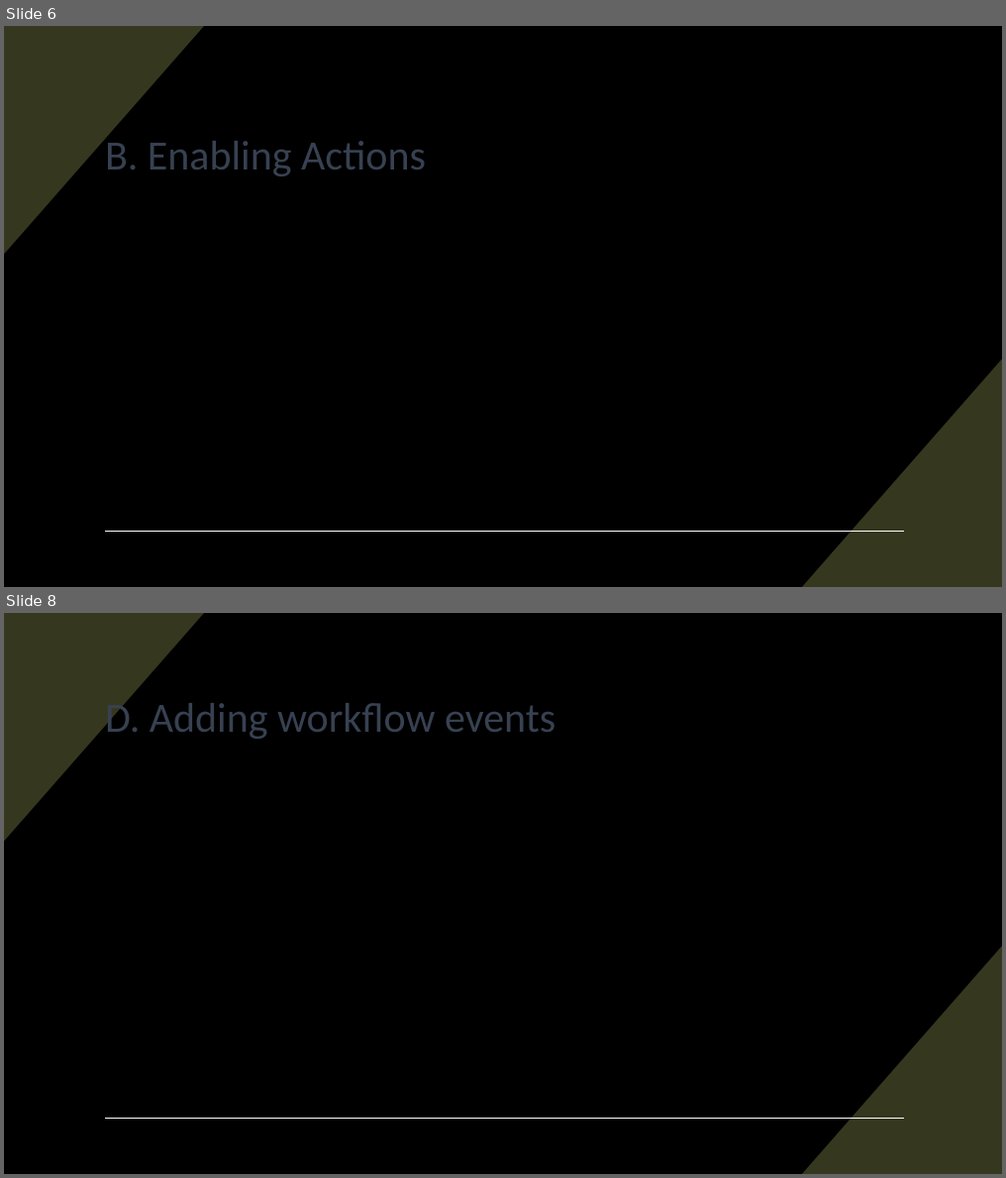
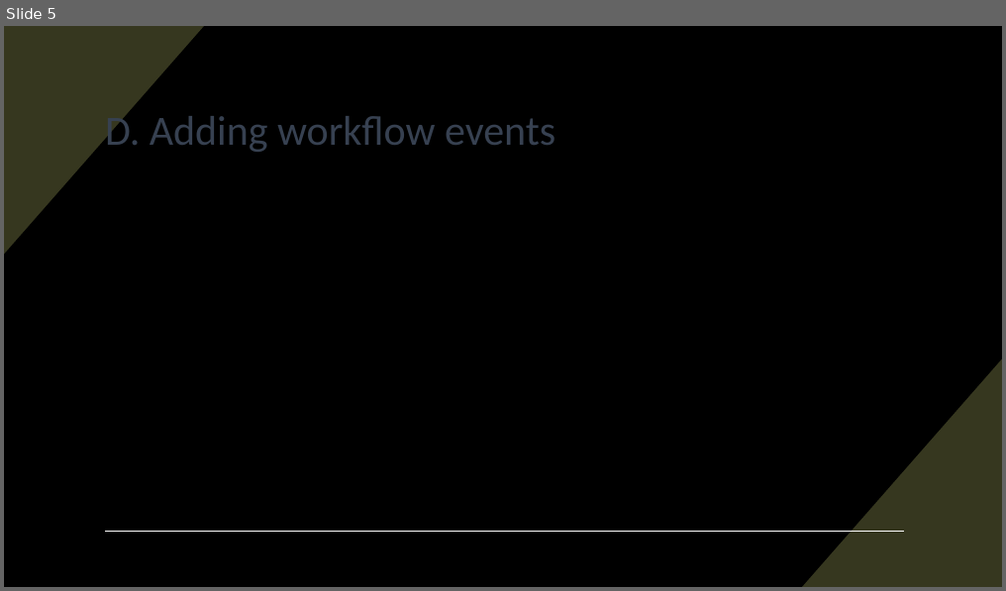
Before and after one commit to pulcher/github-actions-getting-started, a slide deck: getting-started-with-github-actions.pptx. Shown one above the other, each under a label of ours: slides 6 and 8 before the commit, slide 5 after it; the slides between them are not shown. The pictures are 1006x1178 and 1006x591 pixels, drawn with LibreOffice and Linux fonts; fonts in the diff are those of the drawing. Boxes give left, top, right and bottom in pixels: in the first picture for what was removed or moved away, otherwise in the second. Text is boxed around its words. In the diff, an @@ line names an element or a change of style, - is before the commit and + after.

```diff
--- a/getting-started-with-github-actions.pptx
+++ b/getting-started-with-github-actions.pptx
@@ slide 6 removed at [4, 26, 1002, 587], background #000000; not listed: 3 template elements that a slide beside it also shows @@
@@ title removed at [105, 135, 426, 176] @@
-B. Enabling Actions
@@ what was slide 8 is now slide 5 @@
```
Also in this commit, not shown: 4 slides changed, 1 slide added, 3 other slides removed.
